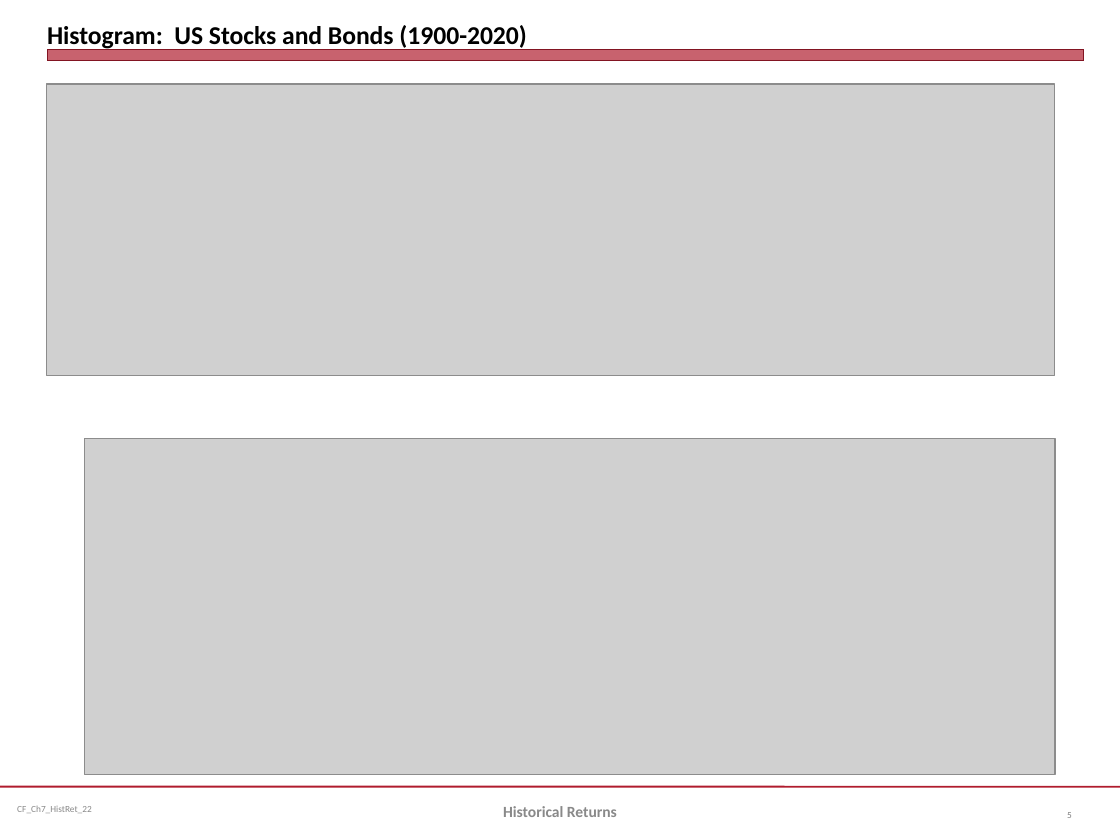
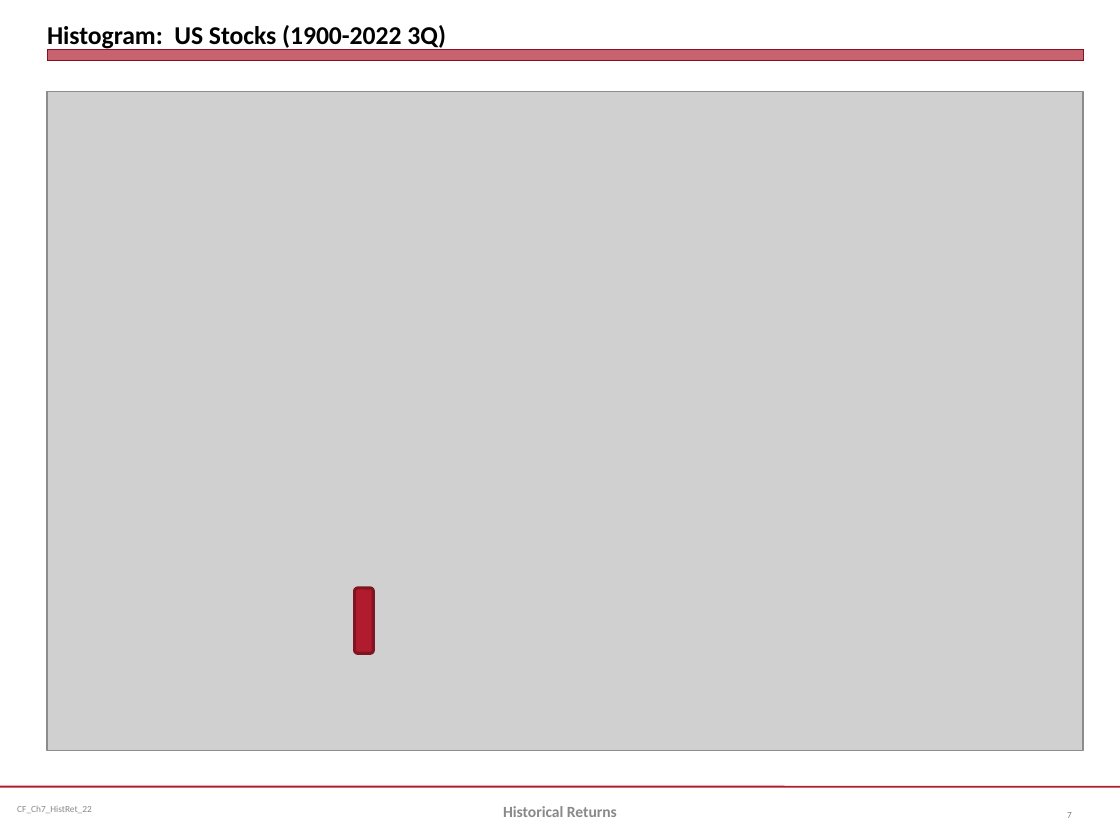
Before and after one commit to jmc877/Corporate-Finance, a slide deck: slide 7 of slides/CF_Ch7_HistRet_22.pptx (slide 5 before the commit). Drawn at 1120x840 pixels with LibreOffice and Linux fonts; fonts in the diff are those of the drawing; grey boxes stand for pictures. Boxes give left, top, right and bottom in pixels: in the first picture for what was removed or moved away, otherwise in the second. Text is boxed around its words. In the diff, an @@ line names an element or a change of style, - is before the commit and + after.

```diff
--- a/slides/CF_Ch7_HistRet_22.pptx
+++ b/slides/CF_Ch7_HistRet_22.pptx
@@ title at [47,25,446,50]: text changed @@
-Histogram: US Stocks and Bonds (1900-2020)
+Histogram: US Stocks (1900-2022 3Q)
@@ picture: place and size @@
-picture at [47,84,1055,375]
+picture at [47,92,1083,750]
@@ picture removed at [84,439,1055,775] @@
@@ rounded rectangle added at [355,588,374,653], fill #B01C2E, outline #821522 2 pt @@
```
Also in this commit, not shown: 10 other slides changed, 4 slides added, 9 other files.
